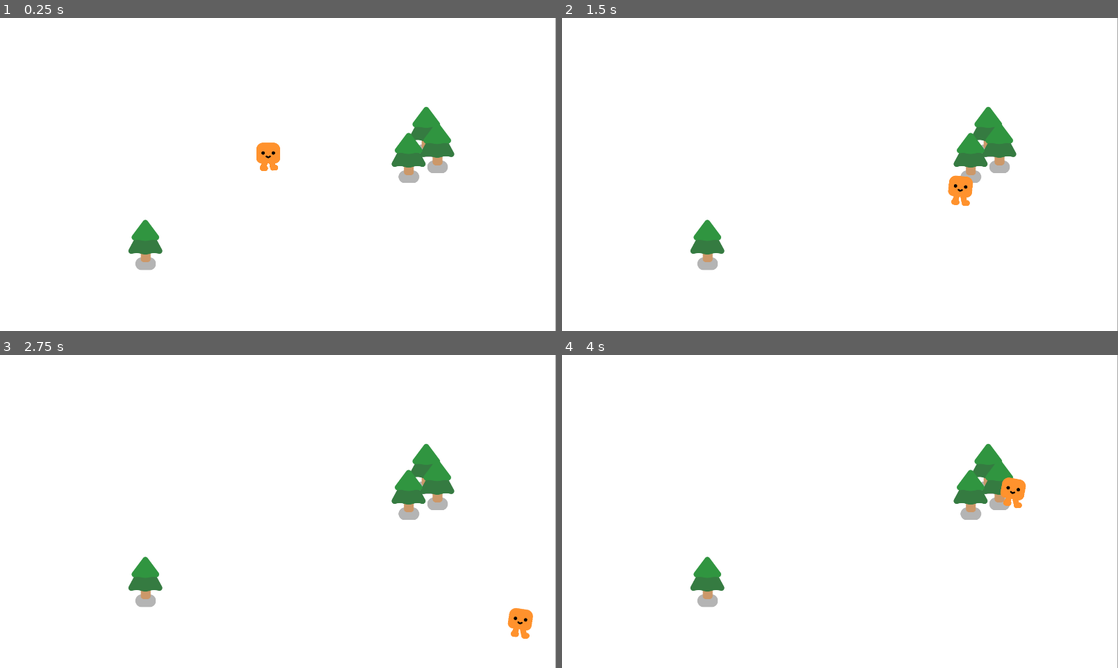
Above: before the commit, frames 1-4 (two rows, left to right).
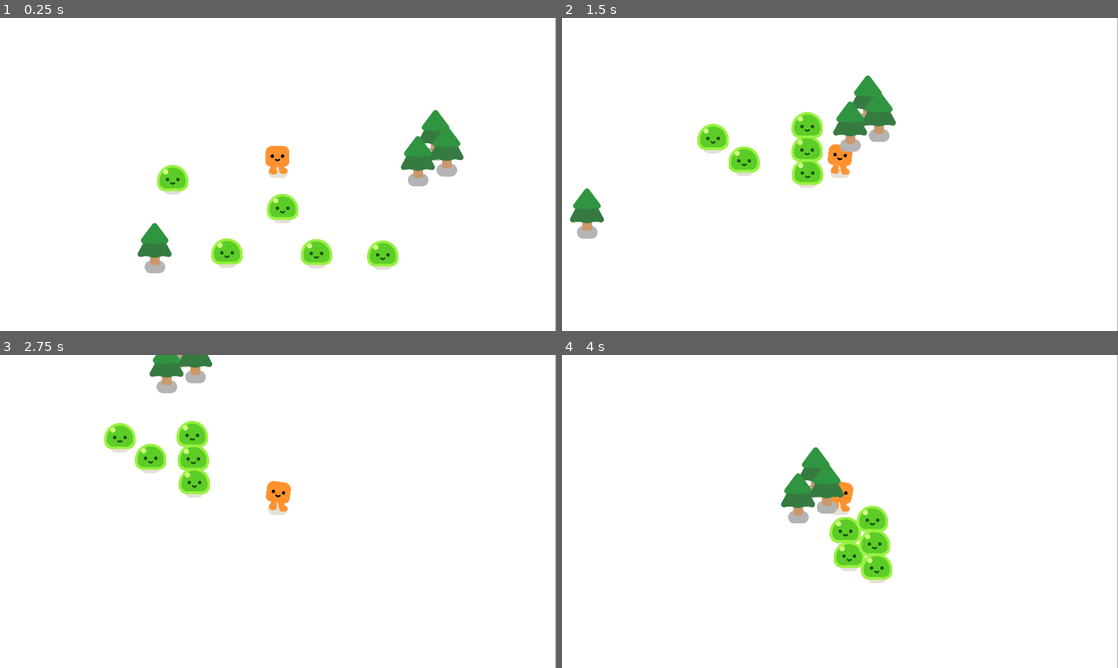
Above: after the commit, the same moments.

Repository: NicolasGarric/godot-survivor
Game: Godot game, scene res://game.tscn
The game is run twice, just before and just after one commit, with the same random seed, the same clock (stepped at 60 frames per second) and the same inputs.
Inputs:
- Up to frame 1 (0.25 s): no input
- Up to frame 2 (1.5 s): hold D (move_right) 0.53-1.28 s; hold S (move_down) from 1.28 s (still down)
- Up to frame 3 (2.75 s): release S (move_down) at 2.03 s; hold D (move_right) from 2.03 s (still down)
- Up to frame 4 (4 s): release D (move_right) at 2.78 s; hold W (move_up) 2.78-3.53 s; hold A (move_left) from 3.53 s (still down)

The runs differ from the first frame. In frame 1, 4.6% of the frame differs, in the area x 23-84%, y 28-82%; in frame 2, 6.9%, in the area x 1-82%, y 18-81%; in frame 3, 5.8%; in frame 4, 6.0%.

Commit message:
Adding slime script && camera && canvas slayer

Diff:
--- a/godot-survivor/game.tscn
+++ b/godot-survivor/game.tscn
@@ -1,12 +1,16 @@
-[gd_scene load_steps=3 format=3 uid="uid://32kqglopxpt7"]
+[gd_scene load_steps=4 format=3 uid="uid://32kqglopxpt7"]
 
 [ext_resource type="PackedScene" uid="uid://32oybo5vpvlq" path="res://player.tscn" id="1_x3jm6"]
 [ext_resource type="PackedScene" uid="uid://dfphdequmxpvy" path="res://tree.tscn" id="2_6iejl"]
+[ext_resource type="PackedScene" uid="uid://dxuwlphbunck4" path="res://mob.tscn" id="3_dayc4"]
 
 [node name="Game" type="Node2D"]
 y_sort_enabled = true
 
-[node name="ColorRect" type="ColorRect" parent="."]
+[node name="CanvasLayer" type="CanvasLayer" parent="."]
+layer = -5
+
+[node name="ColorRect" type="ColorRect" parent="CanvasLayer"]
 offset_right = 1919.0
 offset_bottom = 1080.0
 
@@ -15,14 +19,31 @@
 
 [node name="Tree" type="Node" parent="."]
 
-[node name="Tree2" parent="." instance=ExtResource("2_6iejl")]
+[node name="Tree2" parent="Tree" instance=ExtResource("2_6iejl")]
 position = Vector2(1473, 459)
 
-[node name="Tree3" parent="." instance=ExtResource("2_6iejl")]
+[node name="Tree3" parent="Tree" instance=ExtResource("2_6iejl")]
 position = Vector2(1511, 515)
 
-[node name="Tree4" parent="." instance=ExtResource("2_6iejl")]
+[node name="Tree4" parent="Tree" instance=ExtResource("2_6iejl")]
 position = Vector2(1412, 549)
 
-[node name="Tree5" parent="." instance=ExtResource("2_6iejl")]
+[node name="Tree5" parent="Tree" instance=ExtResource("2_6iejl")]
 position = Vector2(503, 849)
+
+[node name="Mob" type="Node" parent="."]
+
+[node name="mob" parent="Mob" instance=ExtResource("3_dayc4")]
+position = Vector2(952, 751)
+
+[node name="mob2" parent="Mob" instance=ExtResource("3_dayc4")]
+position = Vector2(1091, 901)
+
+[node name="mob3" parent="Mob" instance=ExtResource("3_dayc4")]
+position = Vector2(714, 895)
+
+[node name="mob4" parent="Mob" instance=ExtResource("3_dayc4")]
+position = Vector2(1347, 886)
+
+[node name="mob5" parent="Mob" instance=ExtResource("3_dayc4")]
+position = Vector2(490, 587)
--- /dev/null
+++ b/godot-survivor/mob.gd
@@ -0,0 +1,12 @@
+extends CharacterBody2D
+
+var player
+var basic_mob_speed = 300.0
+
+func _ready() -> void:
+	player = get_node("/root/Game/player")
+
+func _physics_process(delta: float) -> void:
+	var direction = global_position.direction_to(player.global_position)
+	velocity = direction * basic_mob_speed
+	move_and_slide()
--- /dev/null
+++ b/godot-survivor/mob.tscn
@@ -0,0 +1,17 @@
+[gd_scene load_steps=4 format=3 uid="uid://dxuwlphbunck4"]
+
+[ext_resource type="PackedScene" uid="uid://ogik4s70pgwl" path="res://characters/slime/slime.tscn" id="1_a2owp"]
+[ext_resource type="Script" path="res://mob.gd" id="1_dw5wv"]
+
+[sub_resource type="CircleShape2D" id="CircleShape2D_33yyk"]
+radius = 42.7621
+
+[node name="mob" type="CharacterBody2D"]
+script = ExtResource("1_dw5wv")
+
+[node name="Slime" parent="." instance=ExtResource("1_a2owp")]
+
+[node name="CollisionShape2D" type="CollisionShape2D" parent="."]
+position = Vector2(-1, -28)
+scale = Vector2(0.891139, 0.936871)
+shape = SubResource("CircleShape2D_33yyk")
--- a/godot-survivor/player.tscn
+++ b/godot-survivor/player.tscn
@@ -16,3 +16,5 @@
 [node name="CollisionShape2D" type="CollisionShape2D" parent="."]
 position = Vector2(0, -31)
 shape = SubResource("CapsuleShape2D_oiv76")
+
+[node name="Camera2D" type="Camera2D" parent="."]
